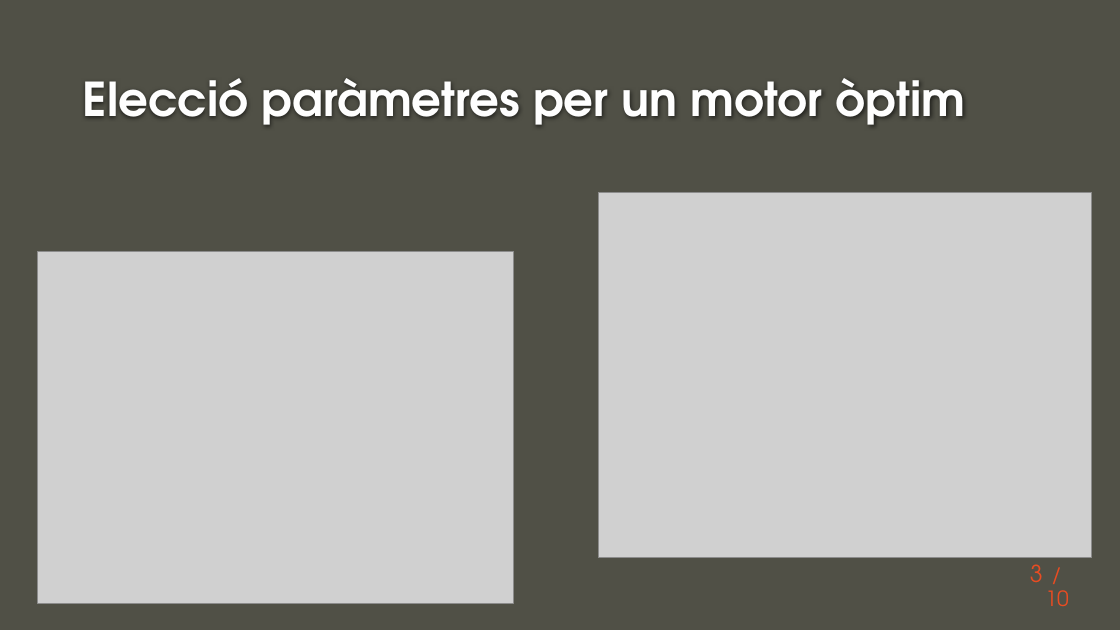
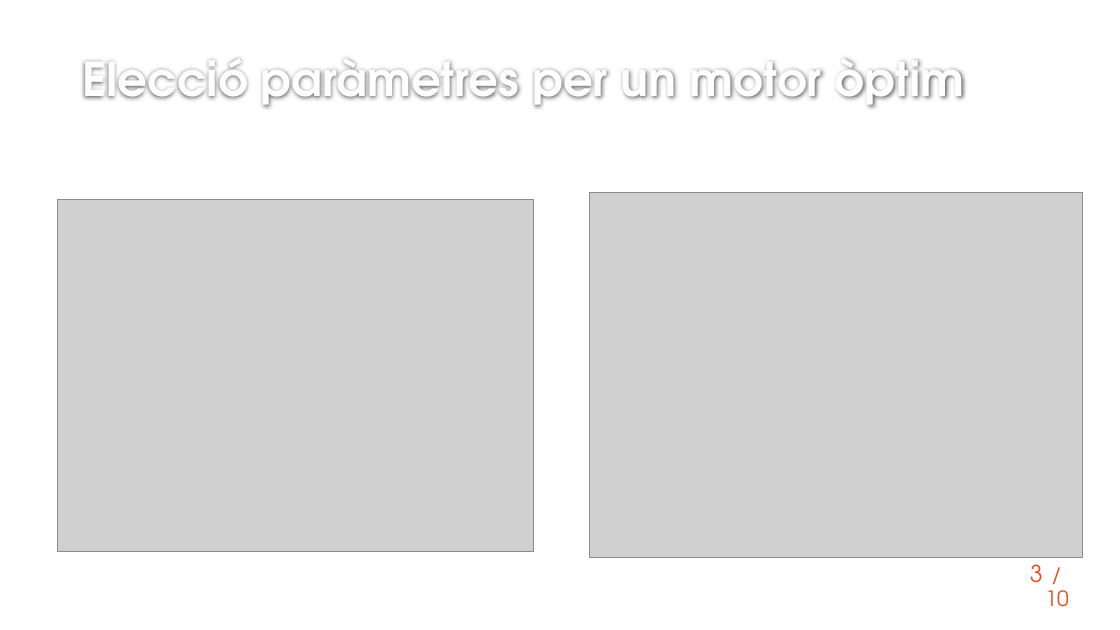
Before and after one commit to naydden/jet-engine-parametrization, a slide deck: slide 3 of ppt/Exposició.pptx. Drawn at 1120x630 pixels with LibreOffice and Linux fonts; fonts in the diff are those of the drawing; grey boxes stand for pictures; background and template pictures are left out. Boxes give left, top, right and bottom in pixels: in the first picture for what was removed or moved away, otherwise in the second. Text is boxed around its words. In the diff, an @@ line names an element or a change of style, - is before the commit and + after.

```diff
--- a/ppt/Exposició.pptx
+++ b/ppt/Exposició.pptx
@@ background #505046 to #FFFFFF @@
@@ title "Elecció paràmetres per un motor ...": place and size @@
-title "Elecció paràmetres per un motor ..." at box(83, 78, 966, 125)
+title "Elecció paràmetres per un motor ..." at box(82, 59, 965, 108)
@@ picture: place and size @@
-picture at box(38, 251, 513, 603)
+picture at box(58, 199, 534, 551)
@@ picture: place and size @@
-picture at box(599, 192, 1092, 558)
+picture at box(589, 192, 1082, 558)
```
Also in this commit, not shown: 7 other slides changed, 2 slides added, 2 slides removed, 4 other files.
